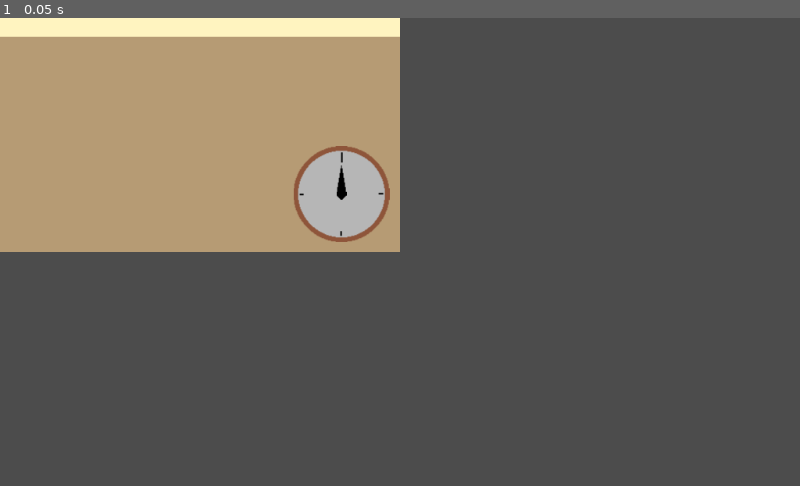
Above: before the commit, frame 1.
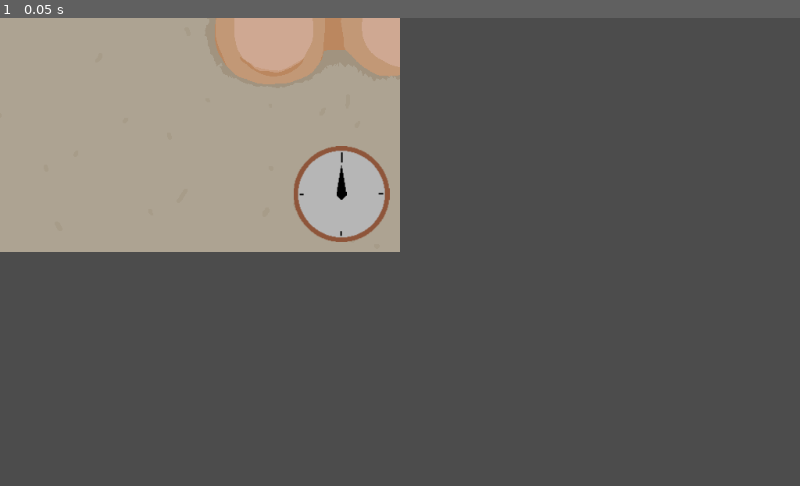
Above: after the commit, the same moment.

Repository: ericdsw/global_game_jam_2020
Game: Godot game, scene res://Screens/MiniGames/DragTheCubes/DragTheCubes.tscn
The game is run twice, just before and just after one commit, with the same random seed, the same clock (stepped at 60 frames per second) and the same inputs. This scene is started directly instead of the project's main scene.
Inputs:
- Up to frame 1 (0.05 s): no input

The runs differ from the first frame. In frame 1, 22% of the frame differs, in the area x 0-50%, y 0-50%.

Commit message:
Update Cubes minigame UI and adjust difficulty

Diff:
--- a/MinigameTester.tscn
+++ b/MinigameTester.tscn
@@ -4,7 +4,8 @@
 
 [node name="MinigameTester" type="Node2D"]
 script = ExtResource( 1 )
-minigame_to_test = "res://Screens/MiniGames/FixCar/FixCarMinigame.tscn"
+minigame_to_test = "res://Screens/MiniGames/DragTheCubes/DragTheCubes.tscn"
+target_difficulty = 2
 
 [node name="Timer" type="Timer" parent="."]
 
--- a/Screens/MiniGames/DragTheCubes/DragTheCubes.gd
+++ b/Screens/MiniGames/DragTheCubes/DragTheCubes.gd
@@ -4,7 +4,7 @@
 const POSSIBLE_LETTERS := ["A", "B", "C", "D"]
 
 var _cubes := []
-
+var _random_flip := 0
 var _correctly_ordered_letters := []
 var _selected_letters := []
 var _random_generator := RandomNumberGenerator.new()
@@ -18,10 +18,6 @@
 var _offset_to_cur_cube := Vector2()
 
 # ================================ Lifecycle ================================ #
-
-func _ready() -> void:
-	_random_generator.randomize()
-	_select_letters()
 
 func _process(_delta: float) -> void:
 
@@ -68,6 +64,10 @@
 func start(difficulty := 1) -> void:
 	.start(difficulty)
 
+	_random_generator.randomize()
+	_select_letters(difficulty)
+
+	var _flipped := 0
 	for i in range(_selected_letters.size()):
 
 		var _cube = load(CUBE_PATH).instance()
@@ -79,6 +79,13 @@
 		_cube.position.y += _random_generator.randi_range(0, 30)
 		add_child(_cube)
 		_cube.show_letter(_selected_letters[i])
+
+		if _flipped < _random_flip:
+			_random_generator.randomize()
+			if _random_generator.randi_range(0,1) == 0:
+				_cube.random_flip()
+				_flipped += 1
+
 		_cubes.append(_cube)
 
 func _check_change() -> void:
@@ -106,44 +113,23 @@
 				return
 		on_success()
 
-#	var areas := _current_cube.detection_area.get_overlapping_areas()
-#	if areas.empty():
-#		_current_cube.move_to(_original_cube_position)
-#	else:
-#		var _cube_to_swap = null
-#		for area in areas:
-#			if _cube_to_swap == null:
-#				_cube_to_swap = area.get_parent()
-#			else:
-#				var _cur_cube := area.get_parent() as LetterCube
-#				var _check_pos := _current_cube.global_position
-#				var _cur_dist : int = _cur_cube.global_position.distance_to(_check_pos)
-#				var _swap_dist : int = _cube_to_swap.global_position.distance_to(_check_pos)
-#
-#				if _cur_dist < _swap_dist:
-#					_cube_to_swap = _cur_cube
+func _select_letters(for_difficulty: int) -> void:
 
-#		_current_cube.move_to(_cube_to_swap.global_position)
-#		_cube_to_swap.move_to(_original_cube_position)
-#		_performing_swap = true
-#
-#		yield(_current_cube, "finished_movement")
-#		_swap_cubes(
-#			_selected_letters.find(_current_cube.assigned_letter),
-#			_selected_letters.find(_cube_to_swap.assigned_letter)
-#		)
-#
-#		for i in range(0, _correctly_ordered_letters.size()):
-#			if _correctly_ordered_letters[i] != _selected_letters[i]:
-#				on_failure()
-#				return
-#		on_success()
+	_random_flip = 0
+	match for_difficulty:
+		1:
+			_random_flip = 0
+			_selected_letters = ["A", "B", "C"]
+		2:
+			_random_flip = 2
+			_selected_letters = ["A", "B", "C", "D"]
+		_:
+			_random_flip = 4
+			_selected_letters = ["A", "B", "C", "D", "E"]
 
-func _select_letters() -> void:
+	_correctly_ordered_letters = _selected_letters.duplicate(true)
 
-	_selected_letters = POSSIBLE_LETTERS.duplicate(true)
-	_correctly_ordered_letters = POSSIBLE_LETTERS.duplicate(true)
-
+	_random_generator.randomize()
 	var _rand_change_pair_1 = _random_generator.randi_range(0, _selected_letters.size() - 1)
 	var _rand_change_pair_2 = _random_generator.randi_range(0, _selected_letters.size() - 1)
 	while _rand_change_pair_1 == _rand_change_pair_2:
--- a/Screens/MiniGames/DragTheCubes/DragTheCubes.tscn
+++ b/Screens/MiniGames/DragTheCubes/DragTheCubes.tscn
@@ -7,7 +7,7 @@
 [node name="DragTheCubes" instance=ExtResource( 1 )]
 script = ExtResource( 2 )
 duration = 3.0
-instructions = "DRAG!!!"
+instructions = "DRAG TO ORDER!"
 
 [node name="Sprite" type="Sprite" parent="." index="1"]
 texture = ExtResource( 3 )
--- a/Screens/MiniGames/DragTheCubes/Elements/LetterCube.gd
+++ b/Screens/MiniGames/DragTheCubes/Elements/LetterCube.gd
@@ -2,8 +2,10 @@
 class_name LetterCube
 
 const PATH := "res://Resources/DragTheCubes/%sT.png"
+const BG_PATH := "res://Resources/DragTheCubes/Cube%sT.png"
 
-onready var background_sprite := get_node("Sprite") as Sprite
+onready var background_sprite := get_node("BackgroundSprite") as Sprite
+onready var letter_sprite := get_node("LetterSprite") as Sprite
 onready var letter_label := get_node("Label") as Label
 onready var detection_area := get_node("DetectionArea") as Area2D
 onready var tween := get_node("Tween") as Tween
@@ -17,9 +19,14 @@
 	return background_sprite.texture.get_size()
 
 func show_letter(letter: String) -> void:
+
 	assigned_letter = letter
 	letter_label.text = letter
-	background_sprite.texture = load(PATH % letter)
+
+	background_sprite.texture = load(BG_PATH % letter)
+	letter_sprite.texture = load(PATH % letter)
+
+	letter_sprite.position = _offset_for_letter(letter)
 
 func contains_position(pos: Vector2) -> bool:
 	var rect := Rect2(
@@ -35,5 +42,21 @@
 	)
 	tween.start()
 
+func random_flip() -> void:
+	randomize()
+	match randi() % 3 + 1:
+		1:
+			letter_sprite.rotation_degrees = 90
+		2:
+			letter_sprite.rotation_degrees = 180
+		3:
+			letter_sprite.rotation_degrees = 270
+
+func _offset_for_letter(letter: String) -> Vector2:
+	if ["A", "C", "D"].has(letter):
+		return Vector2(12, 6)
+	else:
+		return Vector2(-12, 6)
+
 func _on_Tween_tween_all_completed() -> void:
 	emit_signal("finished_movement")
--- a/Screens/MiniGames/DragTheCubes/Elements/LetterCube.tscn
+++ b/Screens/MiniGames/DragTheCubes/Elements/LetterCube.tscn
@@ -1,7 +1,8 @@
-[gd_scene load_steps=4 format=2]
+[gd_scene load_steps=5 format=2]
 
 [ext_resource path="res://Resources/DragTheCubes/AT.png" type="Texture" id=1]
 [ext_resource path="res://Screens/MiniGames/DragTheCubes/Elements/LetterCube.gd" type="Script" id=2]
+[ext_resource path="res://Resources/DragTheCubes/CubeBT.png" type="Texture" id=3]
 
 [sub_resource type="RectangleShape2D" id=1]
 extents = Vector2( 66.9308, 65.6832 )
@@ -9,7 +10,11 @@
 [node name="LetterCube" type="Node2D"]
 script = ExtResource( 2 )
 
-[node name="Sprite" type="Sprite" parent="."]
+[node name="BackgroundSprite" type="Sprite" parent="."]
+texture = ExtResource( 3 )
+
+[node name="LetterSprite" type="Sprite" parent="."]
+position = Vector2( -12, 6 )
 texture = ExtResource( 1 )
 
 [node name="Label" type="Label" parent="."]
Binary file changed: Resources/DragTheCubes/AT.png
Binary file changed: Resources/DragTheCubes/BGT.png
Binary file changed: Resources/DragTheCubes/BT.png
Binary file changed: Resources/DragTheCubes/CT.png
Binary file added: Resources/DragTheCubes/CubeAT.png
Not shown, added: Resources/DragTheCubes/CubeAT.png.import
Binary file added: Resources/DragTheCubes/CubeBT.png
Not shown, added: Resources/DragTheCubes/CubeBT.png.import
Binary file added: Resources/DragTheCubes/CubeCT.png
Not shown, added: Resources/DragTheCubes/CubeCT.png.import
Binary file added: Resources/DragTheCubes/CubeDT.png
Not shown, added: Resources/DragTheCubes/CubeDT.png.import
(and 26 more such lines)
